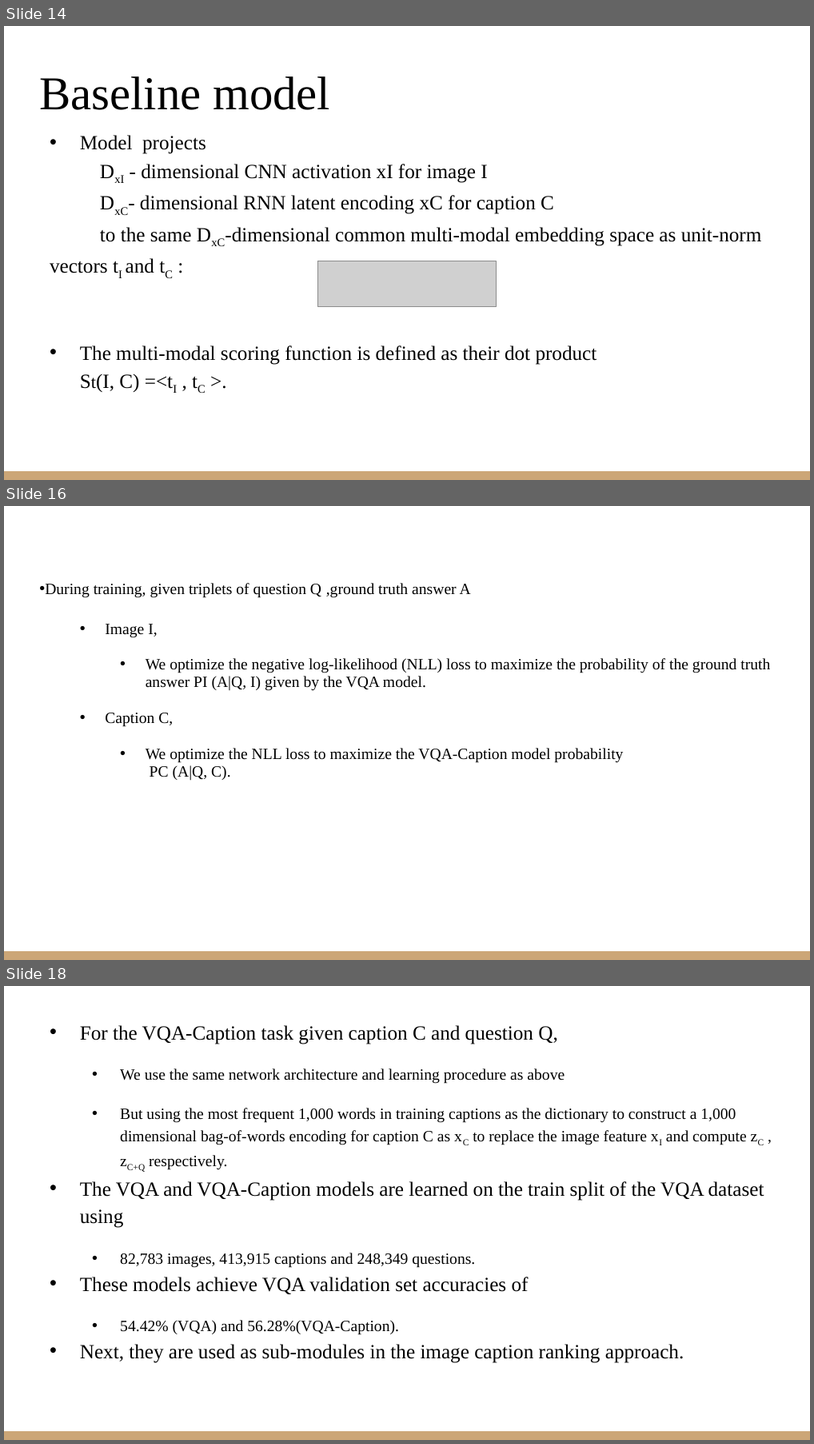
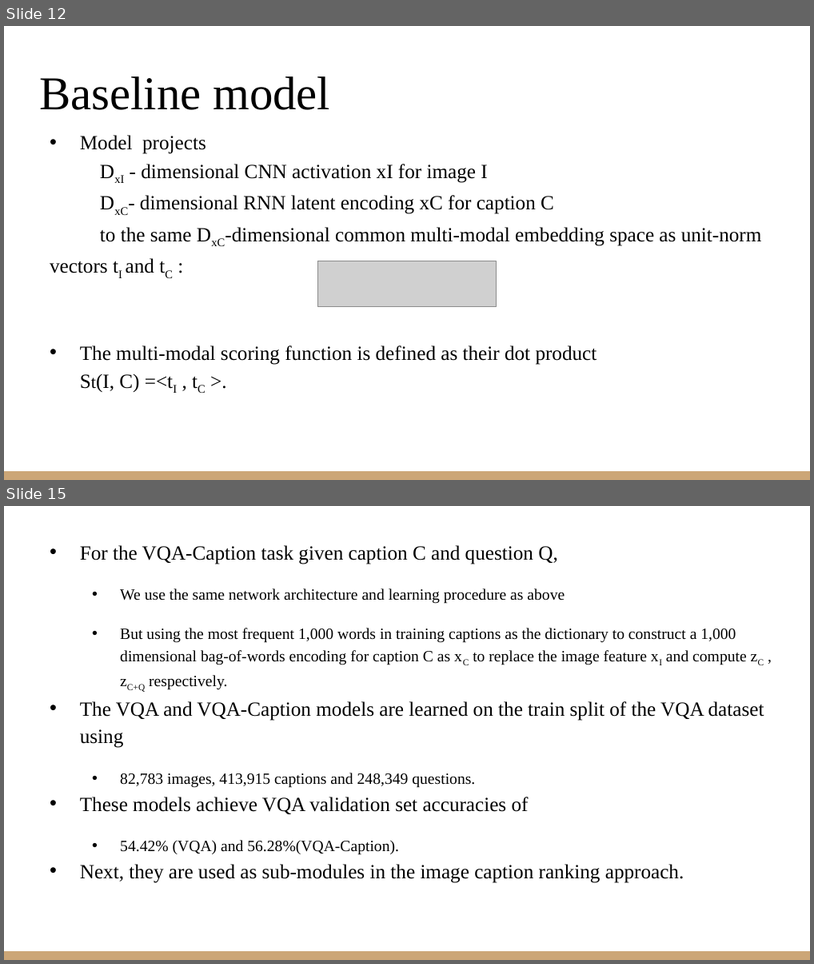
Before and after one commit to VarunBohara/Mini-Project-Documents, a slide deck: Literature Survey 2.pptx. Shown one above the other, each under a label of ours: slides 14, 16 and 18 before the commit, slides 12 and 15 after it; the slides between them are not shown. The pictures are 814x1444 and 814x964 pixels, drawn with LibreOffice and Linux fonts; fonts in the diff are those of the drawing; grey boxes stand for pictures. Boxes give left, top, right and bottom in pixels: in the first picture for what was removed or moved away, otherwise in the second. Text is boxed around its words. In the diff, an @@ line names an element or a change of style, - is before the commit and + after.

```diff
--- a/Literature Survey 2.pptx
+++ b/Literature Survey 2.pptx
@@ slide 16 removed at [4, 506, 810, 960], background #FFFFFF; not listed: 1 template element that a slide beside it also shows @@
@@ text removed at [45, 583, 770, 780] @@
-  • During training, given triplets of question Q ,ground truth answer A
-  • Image I,
-    • We optimize the negative log-likelihood (NLL) loss to maximize the probability of the ground truth answer PI (A|Q, I) given by the VQA model.
-  • Caption C,
-    • We optimize the NLL loss to maximize the VQA-Caption model probability
-      PC (A|Q, C).
@@ what was slide 14 is now slide 12 @@
@@ what was slide 18 is now slide 15 @@
```
Also in this commit, not shown: 2 slides changed, 2 other slides removed.
